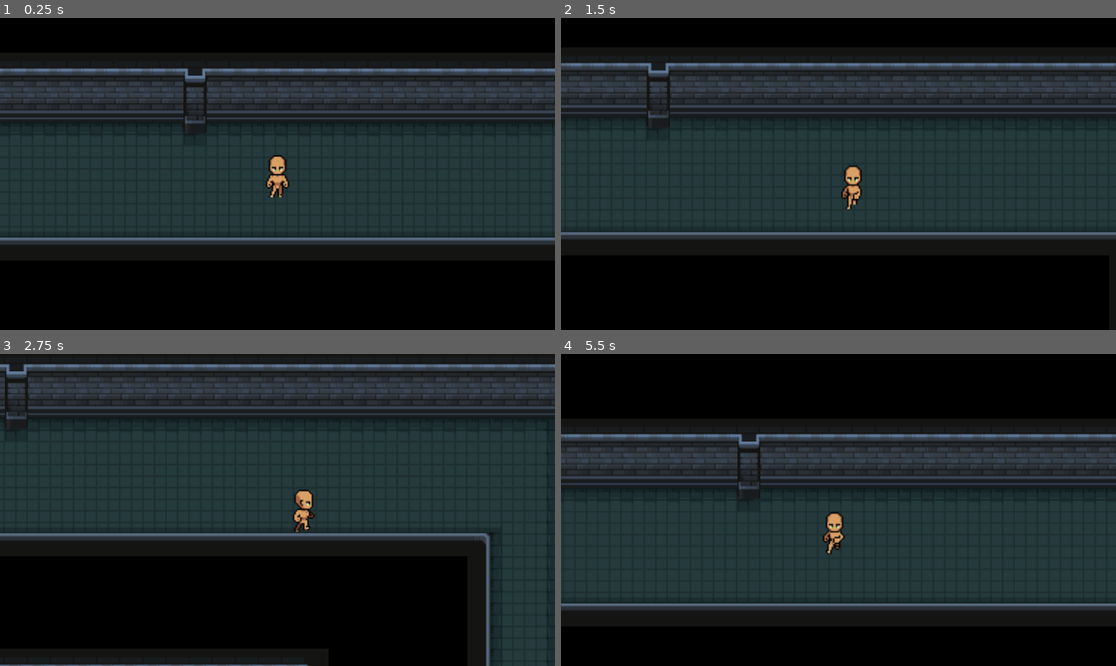
Above: before the commit, frames 1-4 (two rows, left to right).
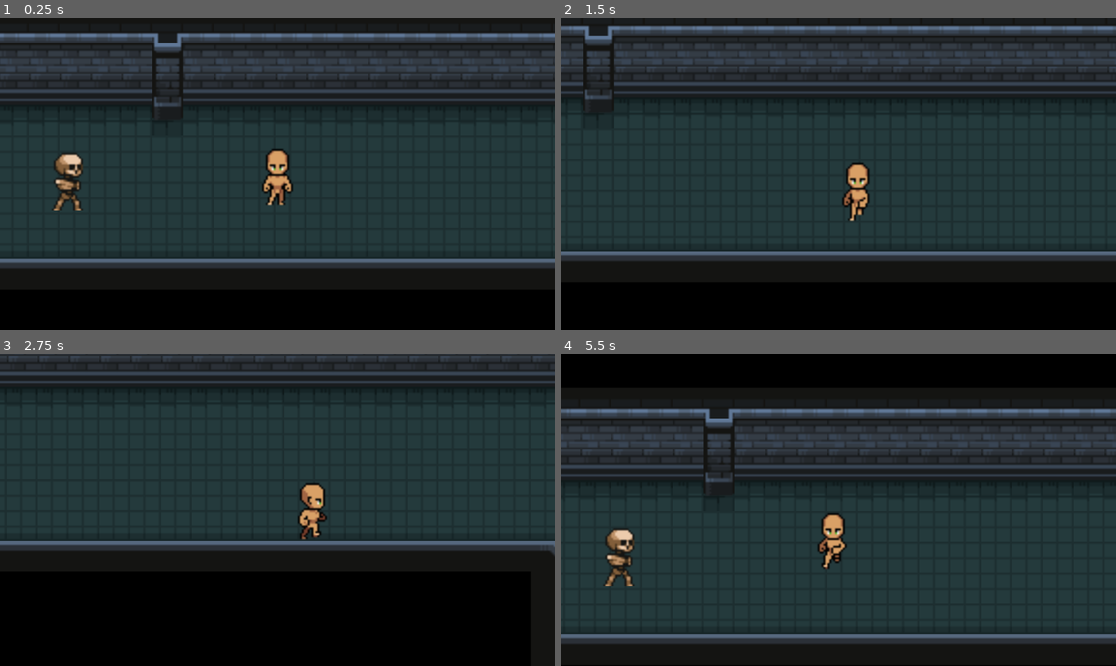
Above: after the commit, the same moments.

Repository: Lt-Tuttle/GodotSandbox
Game: Godot game, scene res://Scenes/Overworld.tscn
Two runs of this game, one before a commit and one after it. Both use one fixed random seed, a clock stepped at 60 frames per second and the inputs below.
Inputs:
- Up to frame 1 (0.25 s): no input
- Up to frame 2 (1.5 s): hold D (move_right) 0.53-1.28 s; hold S (move_down) from 1.28 s (still down)
- Up to frame 3 (2.75 s): release S (move_down) at 2.03 s; hold D (move_right) from 2.03 s (still down)
- Up to frame 4 (5.5 s): release D (move_right) at 2.78 s; hold W (move_up) 2.78-3.53 s; hold A (move_left) 3.53-5.03 s; hold S (move_down) from 5.03 s (still down)

The runs differ from the first frame. In frame 1, 28% of the frame differs, in the area x 0-100%, y 1-81%; in frame 2, 27%; in frame 3, 22%; in frame 4, 28%.

Commit message:
feat: Add initial Player, Skeleton, and Overworld scenes, including player character components and animations.

Diff:
--- a/Scenes/Overworld.tscn
+++ b/Scenes/Overworld.tscn
@@ -3,6 +3,7 @@
 [ext_resource type="Texture2D" uid="uid://cixeqwvds7all" path="res://Assets/Environment/Tilesets/Water_tiles.png" id="1_ctcok"]
 [ext_resource type="PackedScene" uid="uid://bri27qbdftd3y" path="res://Scenes/Player.tscn" id="2_7xrvl"]
 [ext_resource type="Texture2D" uid="uid://co7r4fe5bxfdw" path="res://Assets/Environment/Tilesets/Dungeon_Tiles.png" id="2_8lvve"]
+[ext_resource type="PackedScene" uid="uid://8y8gx02uava3" path="res://Scenes/Skeleton.tscn" id="4_8lvve"]
 
 [sub_resource type="TileSetAtlasSource" id="TileSetAtlasSource_rl45k"]
 texture = ExtResource("1_ctcok")
@@ -651,3 +652,6 @@
 
 [node name="Player" parent="." unique_id=787871135 instance=ExtResource("2_7xrvl")]
 position = Vector2(480, 332)
+
+[node name="Enemy" parent="." unique_id=1619100172 instance=ExtResource("4_8lvve")]
+position = Vector2(373, 335)
--- a/Scenes/Player.tscn
+++ b/Scenes/Player.tscn
@@ -11,6 +11,10 @@
 [ext_resource type="Script" uid="uid://di2cm6qpf3yon" path="res://Scripts/Player/AnimationComponent.gd" id="7_52ee3"]
 [ext_resource type="Texture2D" uid="uid://cxc5o7dnpr4oy" path="res://Assets/Entities/Characters/Body_A/Animations/Run_Base/Run_Up-Sheet.png" id="7_yoq75"]
 
+[sub_resource type="Animation" id="Animation_glx4g"]
+resource_name = "AttackDown"
+step = 0.125
+
 [sub_resource type="Animation" id="Animation_xhfnw"]
 resource_name = "IdleDown"
 length = 0.75
@@ -388,6 +392,7 @@
 
 [sub_resource type="AnimationLibrary" id="AnimationLibrary_kne1u"]
 _data = {
+&"AttackDown": SubResource("Animation_glx4g"),
 &"IdleDown": SubResource("Animation_xhfnw"),
 &"IdleSide": SubResource("Animation_nn08x"),
 &"IdleUp": SubResource("Animation_5ixxa"),
@@ -414,7 +419,7 @@
 hframes = 4
 
 [node name="Camera2D" type="Camera2D" parent="CharacterBody2D" unique_id=1254878915]
-zoom = Vector2(3, 3)
+zoom = Vector2(4, 4)
 position_smoothing_enabled = true
 
 [node name="AnimationPlayer" type="AnimationPlayer" parent="CharacterBody2D" unique_id=1017765088]
@@ -425,7 +430,6 @@
 [node name="CollisionShape2D" type="CollisionShape2D" parent="CharacterBody2D" unique_id=1185868346]
 position = Vector2(0, 11)
 shape = SubResource("RectangleShape2D_yoq75")
-disabled = false
 
 [node name="InputComponent" type="Node" parent="CharacterBody2D" unique_id=1848018490]
 script = ExtResource("4_dewec")
--- /dev/null
+++ b/Scenes/Skeleton.tscn
@@ -0,0 +1,132 @@
+[gd_scene format=3 uid="uid://8y8gx02uava3"]
+
+[ext_resource type="Texture2D" uid="uid://bqukgddfonuxb" path="res://Assets/Entities/Mobs/Skeleton Crew/Skeleton - Base/Idle/Idle-Sheet.png" id="1_m1htj"]
+
+[sub_resource type="Animation" id="Animation_wovta"]
+resource_name = "Idle"
+length = 0.75
+loop_mode = 1
+tracks/0/type = "value"
+tracks/0/imported = false
+tracks/0/enabled = true
+tracks/0/path = NodePath("Sprite2D:texture")
+tracks/0/interp = 1
+tracks/0/loop_wrap = true
+tracks/0/keys = {
+"times": PackedFloat32Array(0),
+"transitions": PackedFloat32Array(1),
+"update": 1,
+"values": [ExtResource("1_m1htj")]
+}
+tracks/1/type = "value"
+tracks/1/imported = false
+tracks/1/enabled = true
+tracks/1/path = NodePath("Sprite2D:hframes")
+tracks/1/interp = 1
+tracks/1/loop_wrap = true
+tracks/1/keys = {
+"times": PackedFloat32Array(0),
+"transitions": PackedFloat32Array(1),
+"update": 1,
+"values": [4]
+}
+tracks/2/type = "value"
+tracks/2/imported = false
+tracks/2/enabled = true
+tracks/2/path = NodePath("Sprite2D:vframes")
+tracks/2/interp = 1
+tracks/2/loop_wrap = true
+tracks/2/keys = {
+"times": PackedFloat32Array(0),
+"transitions": PackedFloat32Array(1),
+"update": 1,
+"values": [1]
+}
+tracks/3/type = "value"
+tracks/3/imported = false
+tracks/3/enabled = true
+tracks/3/path = NodePath("Sprite2D:frame")
+tracks/3/interp = 1
+tracks/3/loop_wrap = true
+tracks/3/keys = {
+"times": PackedFloat32Array(0, 0.26666668, 0.43333334, 0.6),
+"transitions": PackedFloat32Array(1, 1, 1, 1),
+"update": 1,
+"values": [0, 1, 2, 3]
+}
+
+[sub_resource type="Animation" id="Animation_xeo28"]
+length = 0.001
+tracks/0/type = "value"
+tracks/0/imported = false
+tracks/0/enabled = true
+tracks/0/path = NodePath("Sprite2D:texture")
+tracks/0/interp = 1
+tracks/0/loop_wrap = true
+tracks/0/keys = {
+"times": PackedFloat32Array(0),
+"transitions": PackedFloat32Array(1),
+"update": 1,
+"values": [ExtResource("1_m1htj")]
+}
+tracks/1/type = "value"
+tracks/1/imported = false
+tracks/1/enabled = true
+tracks/1/path = NodePath("Sprite2D:hframes")
+tracks/1/interp = 1
+tracks/1/loop_wrap = true
+tracks/1/keys = {
+"times": PackedFloat32Array(0),
+"transitions": PackedFloat32Array(1),
+"update": 1,
+"values": [4]
+}
+tracks/2/type = "value"
+tracks/2/imported = false
+tracks/2/enabled = true
+tracks/2/path = NodePath("Sprite2D:vframes")
+tracks/2/interp = 1
+tracks/2/loop_wrap = true
+tracks/2/keys = {
+"times": PackedFloat32Array(0),
+"transitions": PackedFloat32Array(1),
+"update": 1,
+"values": [1]
+}
+tracks/3/type = "value"
+tracks/3/imported = false
+tracks/3/enabled = true
+tracks/3/path = NodePath("Sprite2D:frame")
+tracks/3/interp = 1
+tracks/3/loop_wrap = true
+tracks/3/keys = {
+"times": PackedFloat32Array(0),
+"transitions": PackedFloat32Array(1),
+"update": 1,
+"values": [0]
+}
+
+[sub_resource type="AnimationLibrary" id="AnimationLibrary_kpr8r"]
+_data = {
+&"Idle": SubResource("Animation_wovta"),
+&"RESET": SubResource("Animation_xeo28")
+}
+
+[sub_resource type="RectangleShape2D" id="RectangleShape2D_1exfc"]
+size = Vector2(9, 19)
+
+[node name="Enemy" type="Node2D" unique_id=1619100172]
+
+[node name="CharacterBody2D" type="CharacterBody2D" parent="." unique_id=348265307]
+
+[node name="Sprite2D" type="Sprite2D" parent="CharacterBody2D" unique_id=440745605]
+texture = ExtResource("1_m1htj")
+hframes = 4
+
+[node name="AnimationPlayer" type="AnimationPlayer" parent="CharacterBody2D" unique_id=1690910454]
+libraries/ = SubResource("AnimationLibrary_kpr8r")
+autoplay = &"Idle"
+
+[node name="CollisionShape2D" type="CollisionShape2D" parent="CharacterBody2D" unique_id=1722043500]
+position = Vector2(-1.5, 5.5)
+shape = SubResource("RectangleShape2D_1exfc")
